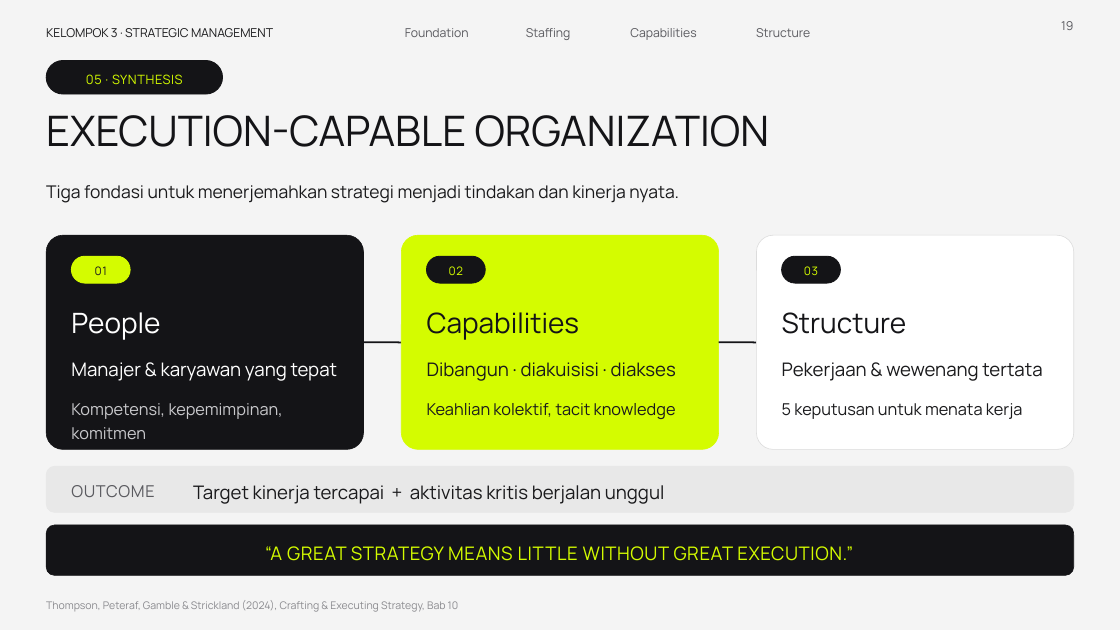
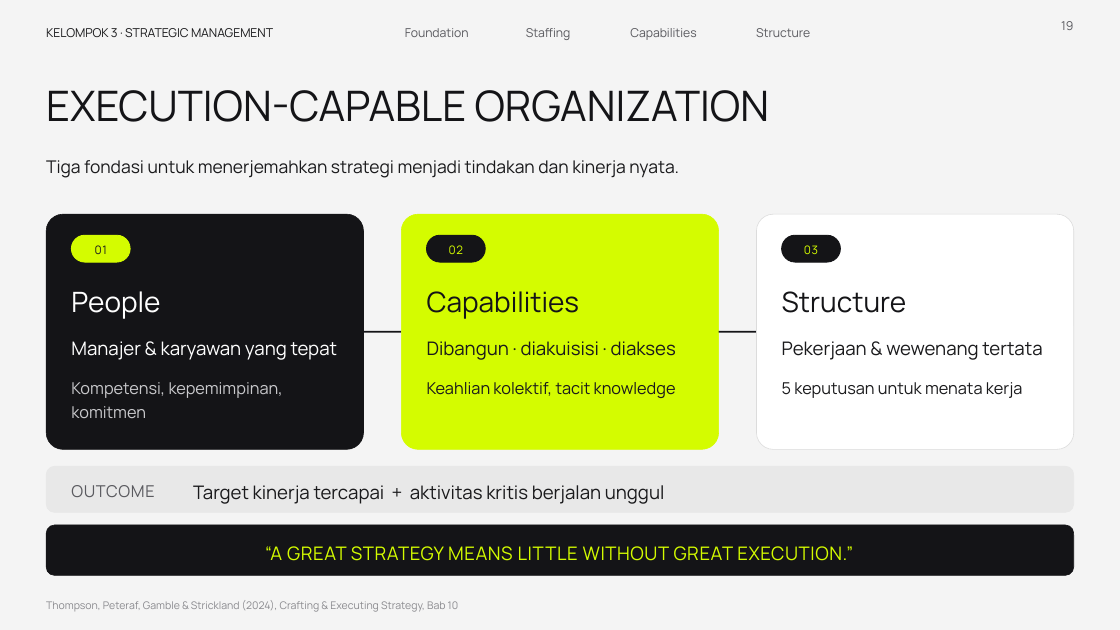
Before and after one commit to aslihabnuri/Dom-Manipulation, a slide deck: slide 19 of presentasi_ch10_kelompok3/SMJKT_Group 3_Aslih_Chapter 10 Strategy Execution.pptx. Drawn at 1120x630 pixels with LibreOffice and Linux fonts; fonts in the diff are those of the drawing. Boxes give left, top, right and bottom in pixels: in the first picture for what was removed or moved away, otherwise in the second. Text is boxed around its words. In the diff, an @@ line names an element or a change of style, - is before the commit and + after.

```diff
--- a/presentasi_ch10_kelompok3/SMJKT_Group 3_Aslih_Chapter 10 Strategy Execution.pptx
+++ b/presentasi_ch10_kelompok3/SMJKT_Group 3_Aslih_Chapter 10 Strategy Execution.pptx
@@ text "EXECUTION-CAPABLE ORGANIZATION": place and size @@
-text "EXECUTION-CAPABLE ORGANIZATION" at bbox=[46, 115, 769, 147]
+text "EXECUTION-CAPABLE ORGANIZATION" at bbox=[46, 90, 769, 122]
@@ rounded rectangle removed at bbox=[46, 60, 223, 94] @@
@@ text removed at bbox=[86, 74, 183, 84] @@
-05 · SYNTHESIS
@@ text "Tiga fondasi untuk menerjemahkan strategi ...": place and size @@
-text "Tiga fondasi untuk menerjemahkan strategi ..." at bbox=[46, 185, 679, 203]
+text "Tiga fondasi untuk menerjemahkan strategi ..." at bbox=[46, 160, 679, 178]
@@ rounded rectangle: place and size @@
-rounded rectangle at bbox=[46, 235, 364, 450]
+rounded rectangle at bbox=[46, 214, 364, 450]
@@ rounded rectangle: place and size @@
-rounded rectangle at bbox=[402, 235, 719, 450]
+rounded rectangle at bbox=[402, 214, 719, 450]
@@ proportions changed in 3 elements at bbox=[46, 214, 364, 450], bbox=[402, 214, 719, 450], bbox=[757, 214, 1075, 450] @@
@@ rounded rectangle: place and size @@
-rounded rectangle at bbox=[757, 235, 1075, 450]
+rounded rectangle at bbox=[757, 214, 1075, 450]
@@ 12 texts, 3 rounded rectangles: place and size @@
-12 texts, 3 rounded rectangles at bbox=[71, 256, 1042, 439]
+12 texts, 3 rounded rectangles at bbox=[71, 235, 1042, 418]
@@ line moved from (364, 343) - (402, 343) to (364, 332) - (402, 332) @@
@@ line moved from (719, 343) - (757, 343) to (719, 332) - (757, 332) @@
```
Also in this commit, not shown: 7 other slides changed, 1 other file.
